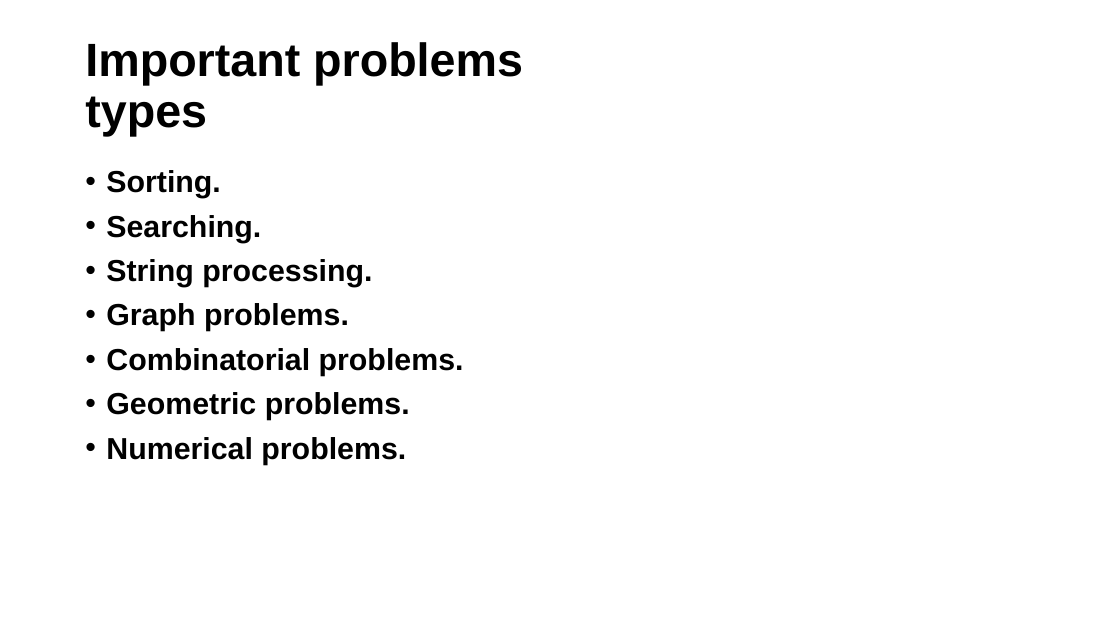
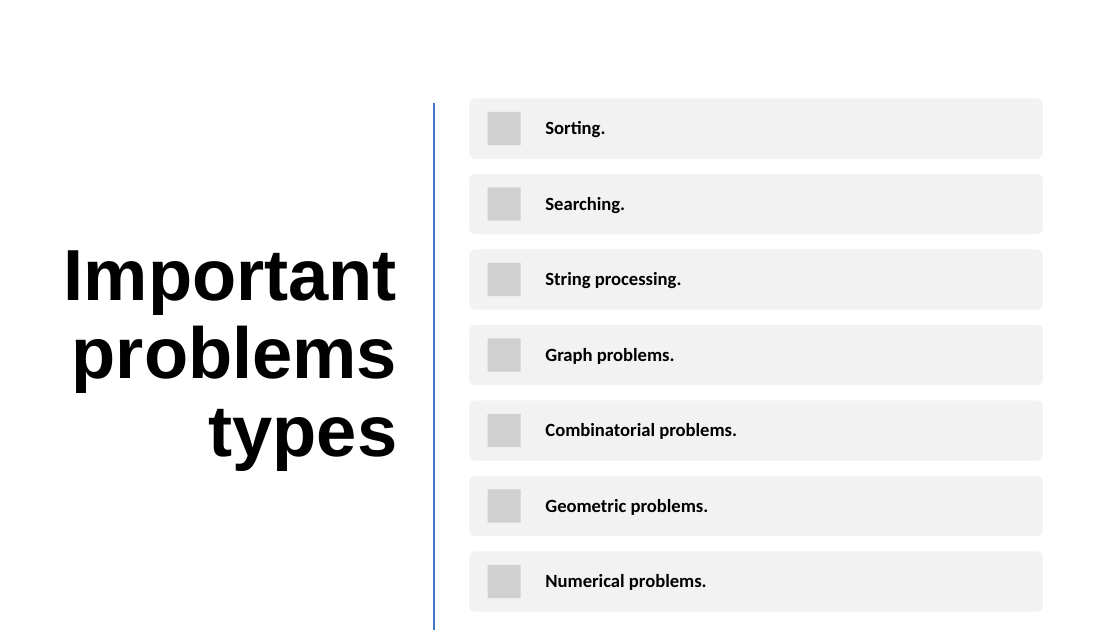
Before and after one commit to alaminbhuyan/DSA-In-Python, a slide deck: slide 29 of Design & Analysis Of Algorithm PDF/DAA.pptx. Drawn at 1120x630 pixels with LibreOffice and Linux fonts; fonts in the diff are those of the drawing; grey boxes stand for pictures. Boxes give left, top, right and bottom in pixels: in the first picture for what was removed or moved away, otherwise in the second. Text is boxed around its words. In the diff, an @@ line names an element or a change of style, - is before the commit and + after.

```diff
--- a/Design & Analysis Of Algorithm PDF/DAA.pptx
+++ b/Design & Analysis Of Algorithm PDF/DAA.pptx
@@ title "Important problems types": place and size @@
-title "Important problems types" at box(85, 42, 523, 136)
+title "Important problems types" at box(64, 250, 398, 470)
@@ title "Important problems types" at box(64, 250, 398, 470): size 40 to 62 pt; alignment left to right @@
@@ line added from (434, 104) to (434, 629), #ED7D31 2 pt @@
@@ text removed at box(106, 170, 464, 465) @@
-• Sorting.
-• Searching.
-• String processing.
-• Graph problems.
-• Combinatorial problems.
-• Geometric problems.
-• Numerical problems.
@@ group added at box(470, 98, 1044, 612): 7 rounded rectangles, 7 pictures, 7 texts @@
+Sorting.
+Searching.
+String processing.
+Graph problems.
+Combinatorial problems.
+Geometric problems.
+Numerical problems.
```
Also in this commit, not shown: 29 other slides changed.
